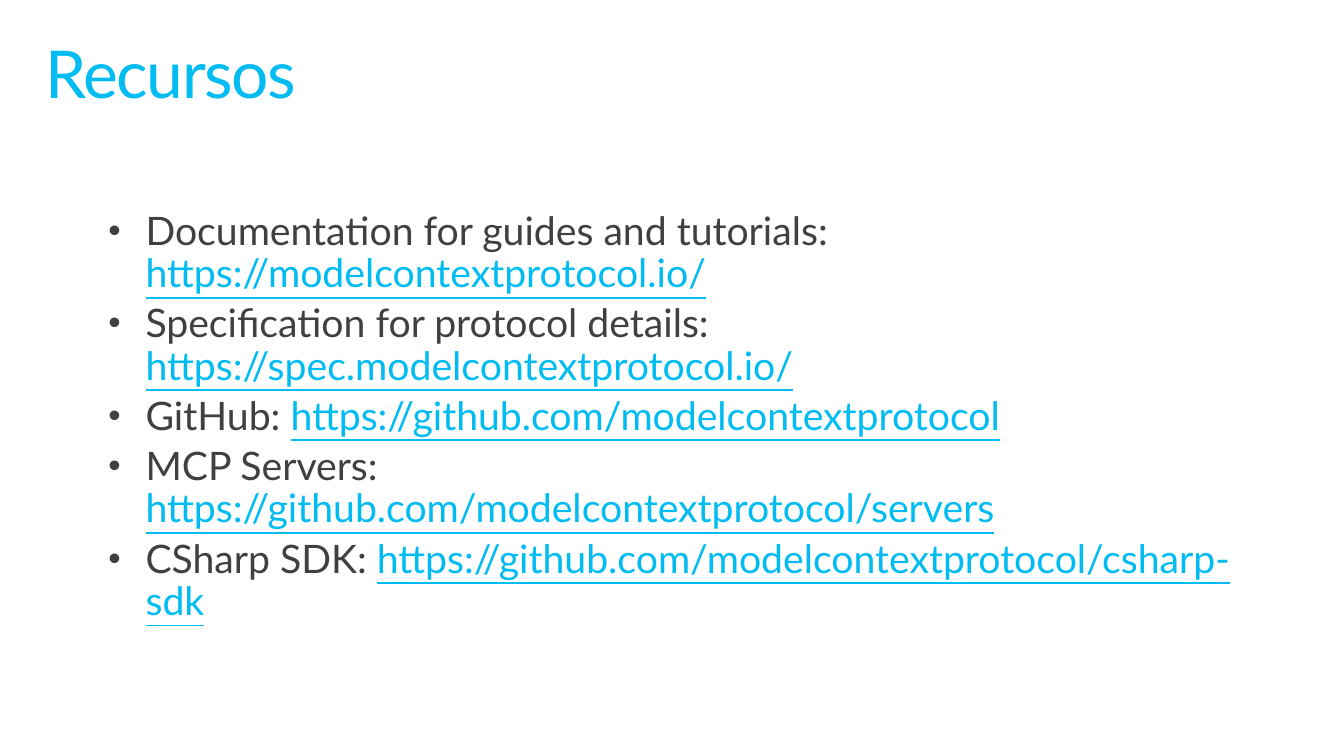
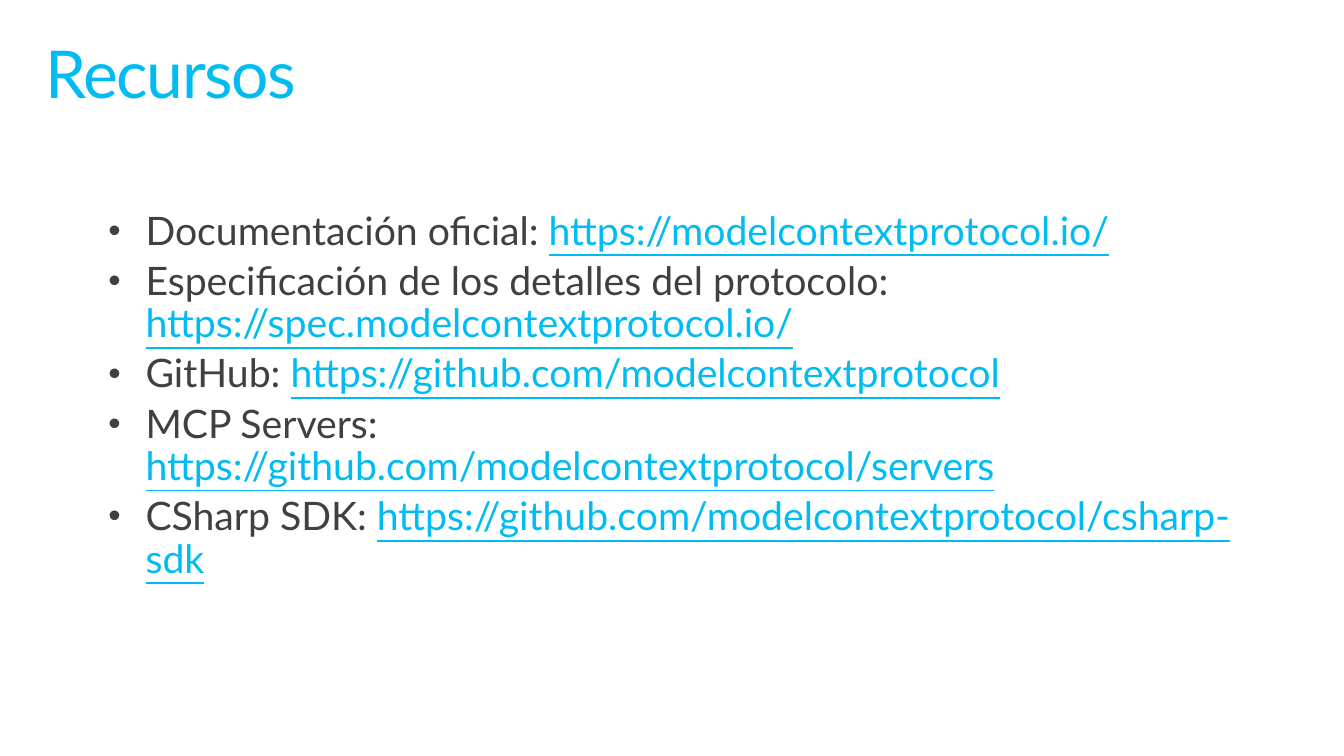
Before and after one commit to jsuarezruiz/sevilladotnet-mcp-materials, a slide deck: slide 42 of introduccion-mcp.pptx (slide 33 before the commit). Drawn at 1344x756 pixels with LibreOffice and Linux fonts; fonts in the diff are those of the drawing. Boxes give left, top, right and bottom in pixels: in the first picture for what was removed or moved away, otherwise in the second. Text is boxed around its words. In the diff, an @@ line names an element or a change of style, - is before the commit and + after.

```diff
--- a/introduccion-mcp.pptx
+++ b/introduccion-mcp.pptx
@@ text at <box>146,216,1109,344</box>: text changed @@
-• Documentation for guides and tutorials: https://modelcontextprotocol.io/
-• Specification for protocol details: https://spec.modelcontextprotocol.io/
+• Documentación oficial: https://modelcontextprotocol.io/
+• Especificación de los detalles del protocolo: https://spec.modelcontextprotocol.io/
```
Also in this commit, not shown: 3 other slides changed, 9 slides added, 1 other file.
